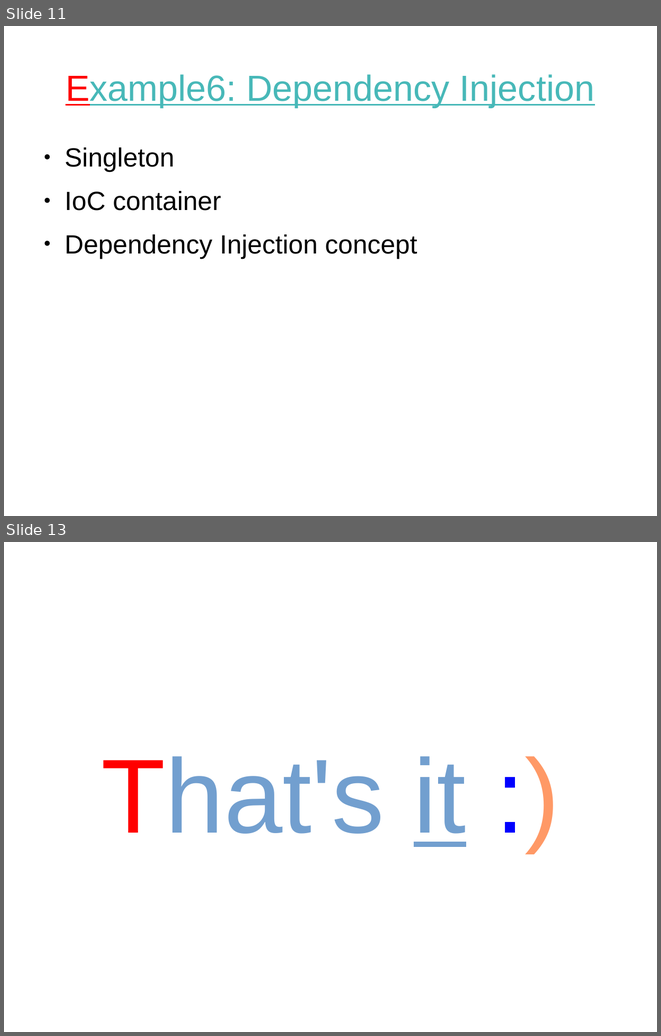
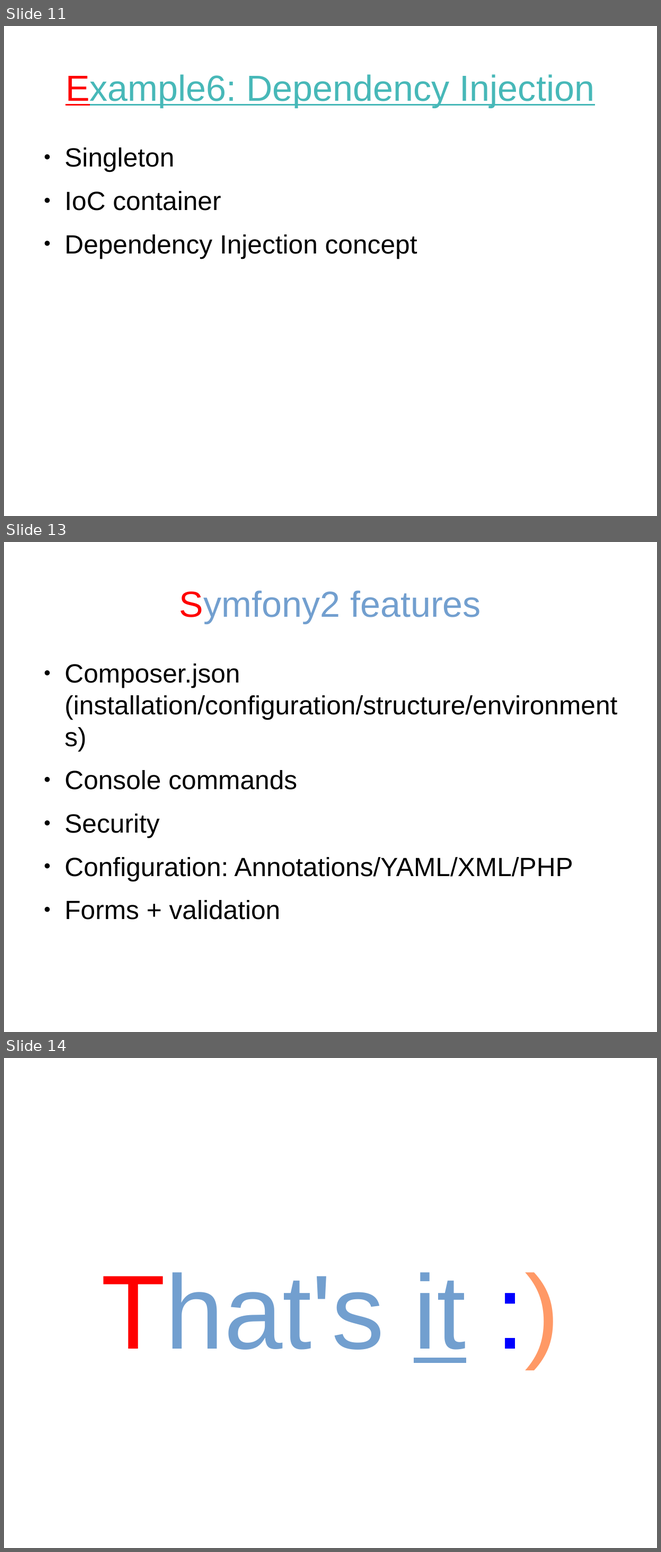
Before and after one commit to tautvilas/frameworks-lecture, a slide deck: doc/presentation.odp. Shown one above the other, each under a label of ours: slides 11 and 13 before the commit, slides 11, 13 and 14 after it; the slides between them are not shown. The pictures are 661x1036 and 661x1552 pixels, drawn with LibreOffice and Linux fonts; fonts in the diff are those of the drawing. Boxes give left, top, right and bottom in pixels: in the first picture for what was removed or moved away, otherwise in the second. Text is boxed around its words. In the diff, an @@ line names an element or a change of style, - is before the commit and + after.

```diff
--- a/doc/presentation.odp
+++ b/doc/presentation.odp
@@ slide 13 added at box(4, 542, 657, 1032), background #FFFFFF @@
@@ title added at box(179, 590, 481, 623), 44 pt, text #729FCF @@
+Symfony2 features
@@ text added at box(64, 663, 617, 919), 32 pt, text #000000 @@
+● Composer.json (installation/configuration/structure/environments)
+● Console commands
+● Security
+● Configuration: Annotations/YAML/XML/PHP
+● Forms + validation
@@ what was slide 13 is now slide 14 @@
```
Also in this commit, not shown: 5 slides changed, 2 other slides added, 2 slides removed, 3 other files.
